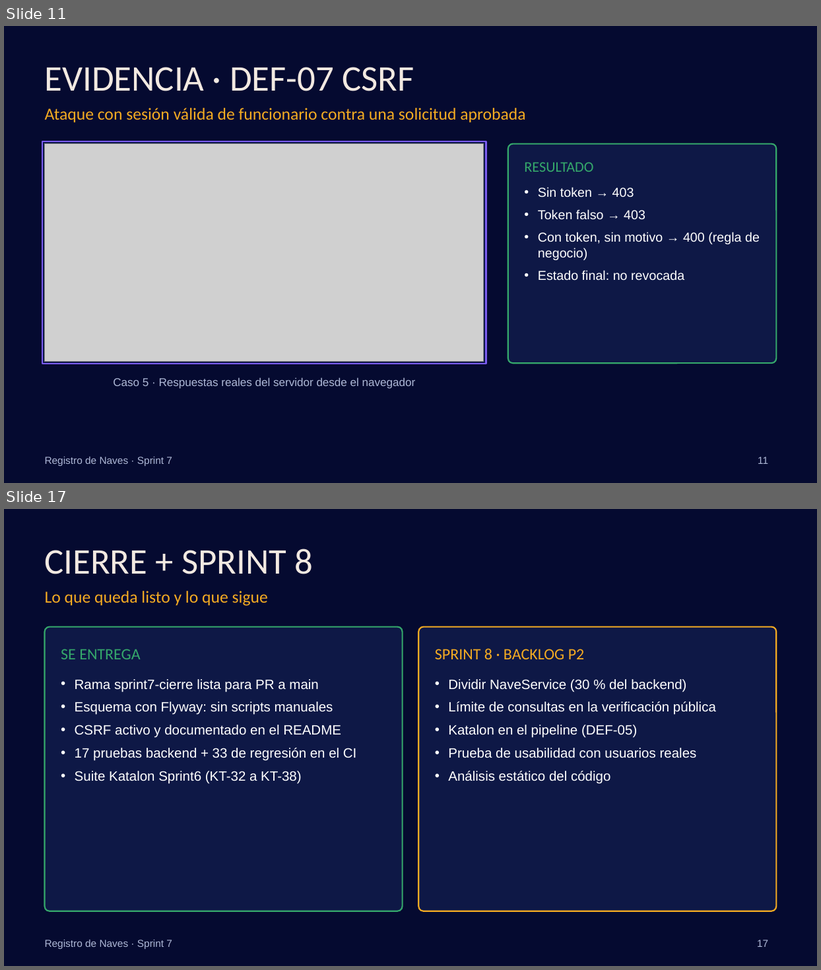
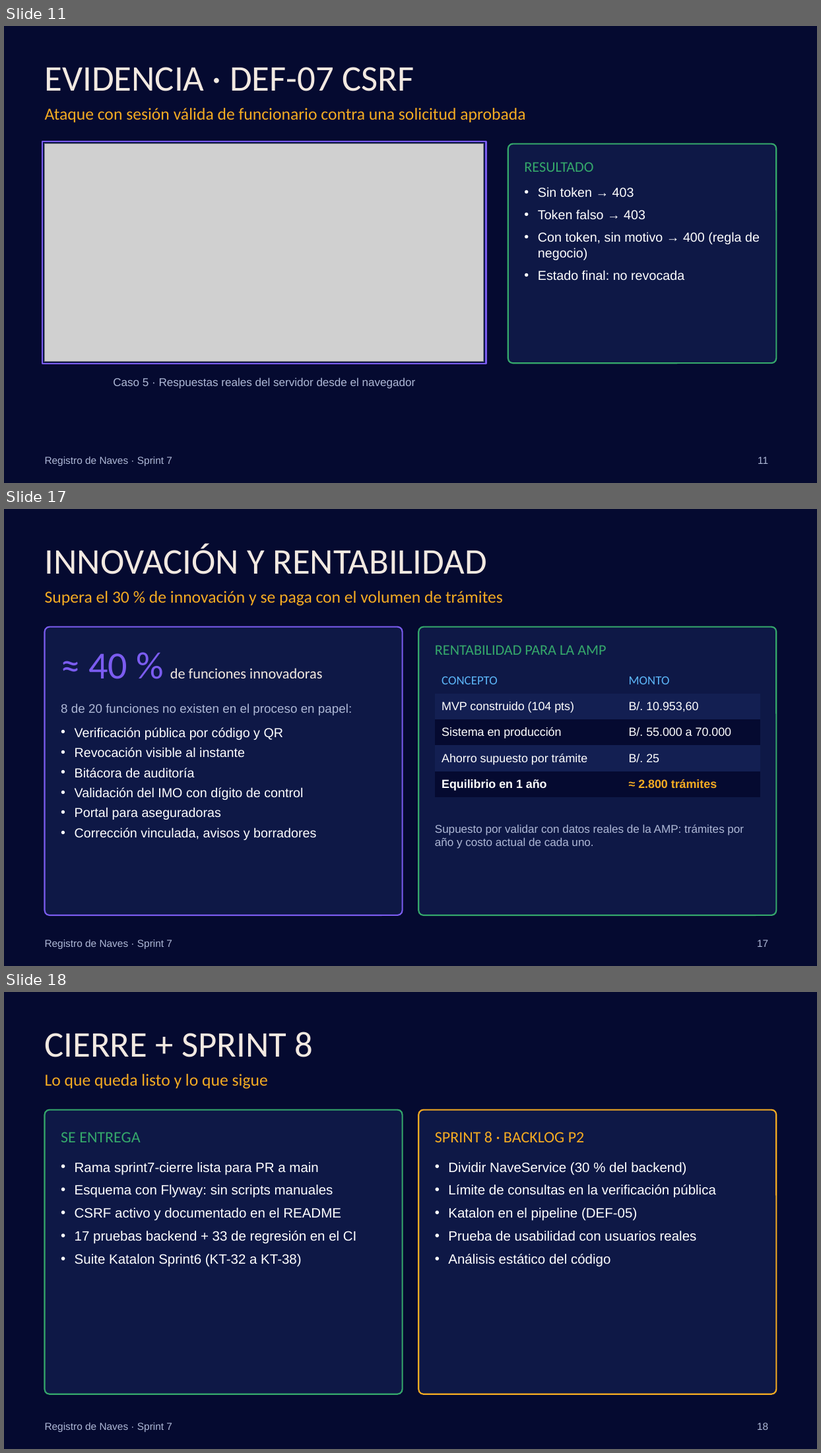
Before and after one commit to torres-martin/registro-maritimo-digital, a slide deck: docs/Sprint7-RegistroNaves.pptx. Shown one above the other, each under a label of ours: slides 11 and 17 before the commit, slides 11, 17 and 18 after it; the slides between them are not shown. The pictures are 821x970 and 821x1453 pixels, drawn with LibreOffice and Linux fonts; fonts in the diff are those of the drawing; grey boxes stand for pictures; background and template pictures are left out. Boxes give left, top, right and bottom in pixels: in the first picture for what was removed or moved away, otherwise in the second. Text is boxed around its words. In the diff, an @@ line names an element or a change of style, - is before the commit and + after.

```diff
--- a/docs/Sprint7-RegistroNaves.pptx
+++ b/docs/Sprint7-RegistroNaves.pptx
@@ slide 17 added at bbox=[4, 509, 817, 966], background #050A30; not listed: 1 template element that a slide beside it also shows @@
@@ title added at bbox=[45, 544, 487, 574], 32 pt, text #F2E9E1 @@
+INNOVACIÓN Y RENTABILIDAD
@@ text added at bbox=[45, 591, 503, 606], 15 pt, text #F4AB22 @@
+Supera el 30 % de innovación y se paga con el volumen de trámites
@@ rounded rectangle added at bbox=[45, 627, 403, 916], fill #0E1846, outline #7B5CF0 1.25 pt @@
@@ rounded rectangle added at bbox=[418, 627, 776, 916], fill #0E1846, outline #35A86B 1.25 pt @@
@@ text added at bbox=[435, 646, 606, 655], 13 pt, text #35A86B @@
+RENTABILIDAD PARA LA AMP
@@ text added at bbox=[88, 654, 322, 679], 13 pt, text #F2E9E1 @@
+≈ 40 % de funciones innovadoras
@@ table added at bbox=[435, 667, 760, 793], 5 rows, 2 columns @@
+CONCEPTO | MONTO
+MVP construido (104 pts) | B/. 10.953,60
+Sistema en producción | B/. 55.000 a 70.000
+Ahorro supuesto por trámite | B/. 25
+Equilibrio en 1 año | ≈ 2.800 trámites
@@ text added at bbox=[61, 704, 352, 716], 11 pt, text #AEB8D6 @@
+8 de 20 funciones no existen en el proceso en papel:
@@ text added at bbox=[75, 727, 316, 840], 11.5 pt, text #FFFFFF @@
+• Verificación pública por código y QR
+• Revocación visible al instante
+• Bitácora de auditoría
+• Validación del IMO con dígito de control
+• Portal para aseguradoras
+• Corrección vinculada, avisos y borradores
@@ text added at bbox=[435, 824, 744, 849], 10 pt, text #AEB8D6 @@
+Supuesto por validar con datos reales de la AMP: trámites por año y costo actual de cada uno.
@@ page number added at bbox=[757, 940, 768, 947], 9 pt, text #AEB8D6 @@
+17
@@ what was slide 17 is now slide 18 @@
@@ page number at bbox=[757, 1423, 768, 1430]: text changed @@
-17
+18
```
Also in this commit, not shown: 6 slides changed, 5 other files.
